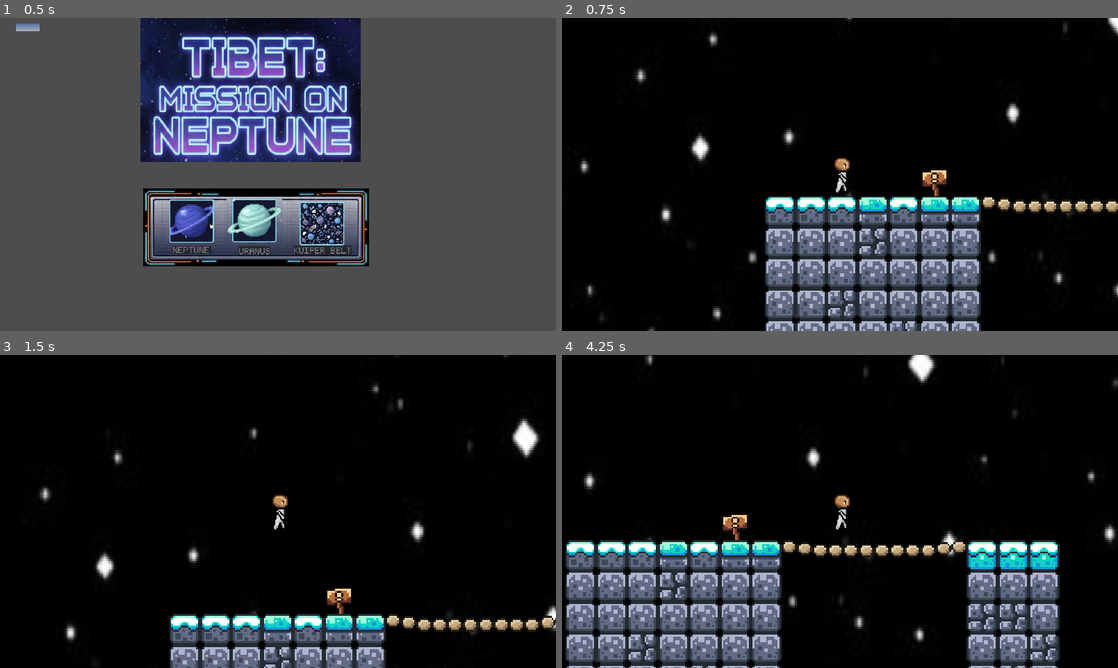
Above: before the commit, frames 1-4 (two rows, left to right).
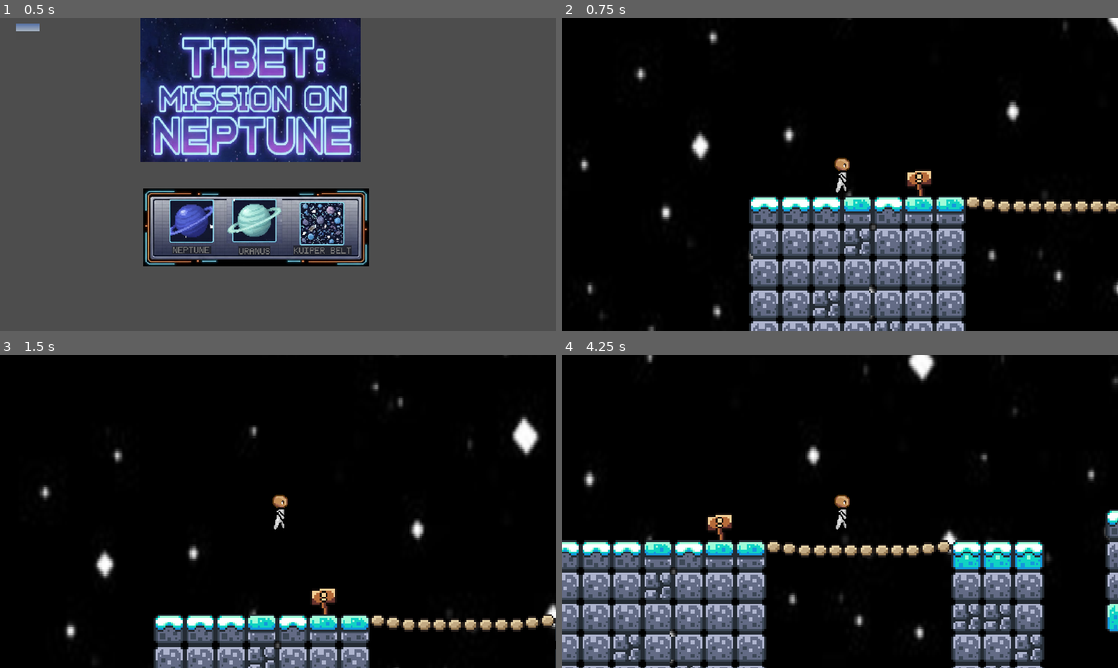
Above: after the commit, the same moments.

Repository: jaroooodaa-del/TIBET-MISSION-NEPTUNE
Game: Godot game, scene res://control.tscn
The game is run twice, just before and just after one commit, with the same random seed, the same clock (stepped at 60 frames per second) and the same inputs. A sky picture missing from this copy of the repository is replaced by a grey-blue gradient.
Inputs (mouse positions are in pixels of both pictures, inside the frame that each line leads up to):
- Up to frame 1 (0.5 s): no input
- Up to frame 2 (0.75 s): click (751, 249) at 0.5 s
- Up to frame 3 (1.5 s): tap Enter (ui_accept) at 1.25 s; move the mouse to (400, 495) at 1.27 s; hold Right (ui_right) from 1.28 s (still down); hold Space from 1.28 s (still down)
- Up to frame 4 (4.25 s): tap Enter (ui_accept) at 1.52, 2.27, 3.77 s; move the mouse to (728, 527) at 2.02 s; release Space at 2.03 s; tap Space at 2.1, 3.6 s; move the mouse to (895, 442) at 2.77 s; release Right (ui_right) at 2.78 s; hold Left (ui_left) 2.78-3.53 s; hold Space 2.78-3.53 s; move the mouse to (812, 574) at 3.52 s; hold Right (ui_right) from 3.53 s (still down)

Frame 1 is identical in both runs. In frame 2, 13% of the frame differs, in the area x 3-100%, y 0-100%; in frame 3, 6.2%; in frame 4, 18%, in the area x 0-100%, y 0-100%.

Commit message:
fruhifqrebuifqeruyfqeruoyfgyreuhq

Diff:
--- a/space-game/Maks/neptune2.tscn
+++ b/space-game/Maks/neptune2.tscn
@@ -6,7 +6,6 @@
 [ext_resource type="PackedScene" uid="uid://cmixdu2f1dr6e" path="res://platform.tscn" id="3_l4bcc"]
 [ext_resource type="PackedScene" uid="uid://bhtofaohi1wps" path="res://jared/character (tibet).tscn" id="5_kjqlq"]
 [ext_resource type="PackedScene" uid="uid://dlxtetrb2ahyd" path="res://Maks/killzone.tscn" id="6_xqfgw"]
-[ext_resource type="PackedScene" uid="uid://m740vq3whku1" path="res://Maks/enemy 2.tscn" id="7_oew2u"]
 
 [sub_resource type="TileSetAtlasSource" id="TileSetAtlasSource_qcv78"]
 texture = ExtResource("2_i17ee")
@@ -283,6 +282,7 @@
 texture = ExtResource("1_pcofo")
 
 [node name="TileMap" type="TileMap" parent="."]
+position = Vector2(-8, 1)
 tile_set = SubResource("TileSet_wyded")
 format = 2
 layer_0/tile_data = PackedInt32Array(-131072, 393216, 0, -131071, 393216, 0, -131070, 393216, 0, -196605, 393216, 0, -2 …(13906 unchanged characters)…
@@ -329,21 +329,3 @@
 [node name="CollisionShape2D" type="CollisionShape2D" parent="Killzone"]
 position = Vector2(-503, 89)
 shape = SubResource("WorldBoundaryShape2D_2jcpq")
-
-[node name="Node2D" parent="." instance=ExtResource("7_oew2u")]
-position = Vector2(-327, -35)
-
-[node name="Node2D2" parent="." instance=ExtResource("7_oew2u")]
-position = Vector2(58, -51)
-
-[node name="Node2D3" parent="." instance=ExtResource("7_oew2u")]
-position = Vector2(599, -2)
-
-[node name="Node2D4" parent="." instance=ExtResource("7_oew2u")]
-position = Vector2(1303, -67)
-
-[node name="Node2D5" parent="." instance=ExtResource("7_oew2u")]
-position = Vector2(1481, -164)
-
-[node name="Node2D6" parent="." instance=ExtResource("7_oew2u")]
-position = Vector2(1659, -275)
Not shown: 1 places in space-game/Maks/neptune2.tscn that only renumber resources
